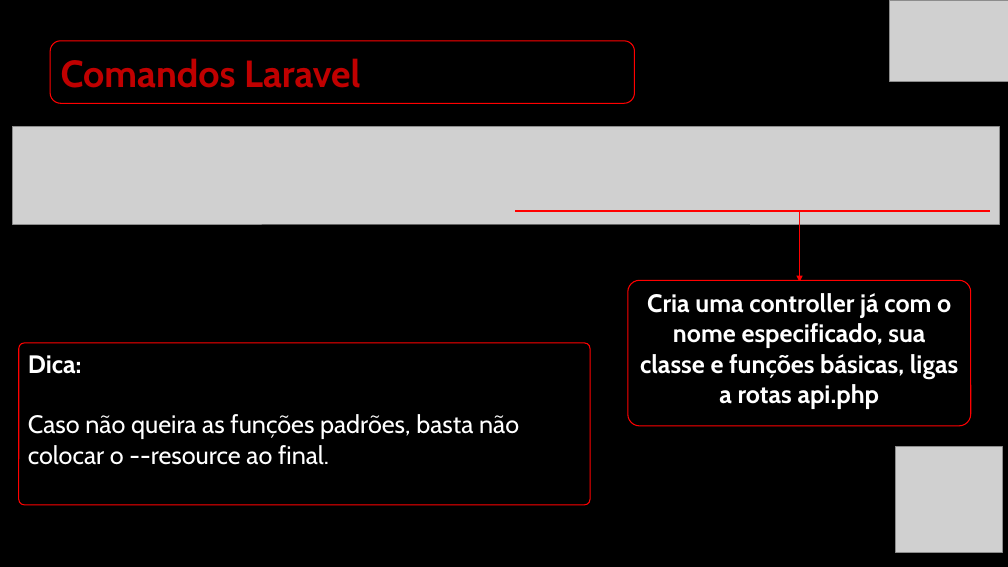
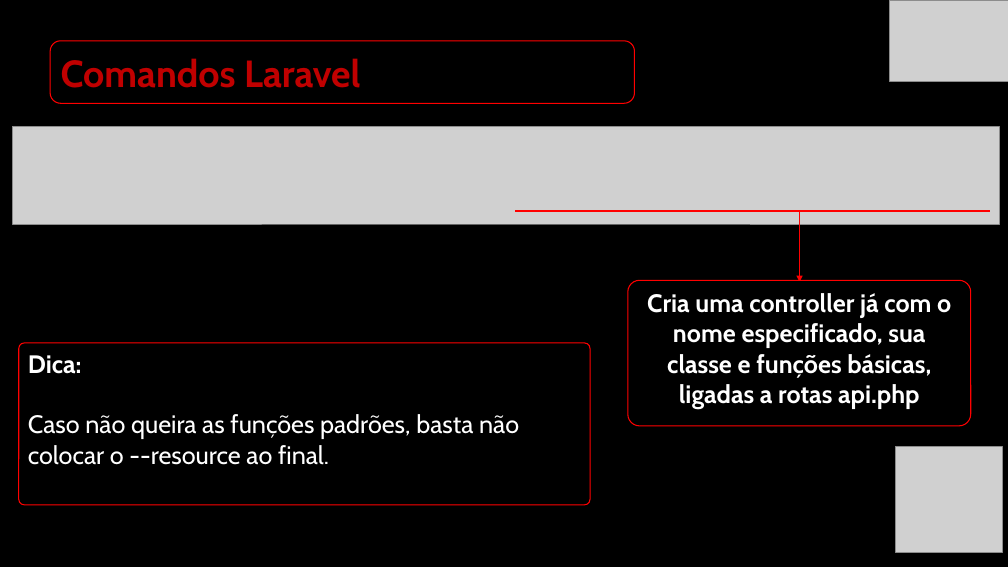
Before and after one commit to PabloGarcia48/AlunosSenac_23-2M_Back, a slide deck: slide 25 of PPTs/4.11-Intro_Laravel.pptx. Drawn at 1008x567 pixels with LibreOffice and Linux fonts; fonts in the diff are those of the drawing; grey boxes stand for pictures. Boxes give left, top, right and bottom in pixels: in the first picture for what was removed or moved away, otherwise in the second. Text is boxed around its words. In the diff, an @@ line names an element or a change of style, - is before the commit and + after.

```diff
--- a/PPTs/4.11-Intro_Laravel.pptx
+++ b/PPTs/4.11-Intro_Laravel.pptx
@@ text in rounded rectangle at (647,293,951,409): text changed @@
-Cria uma controller já com o nome especificado, sua classe e funções básicas, ligas a rotas api.php
+Cria uma controller já com o nome especificado, sua classe e funções básicas, ligadas a rotas api.php
```
Also in this commit, not shown: 7 other slides changed.
